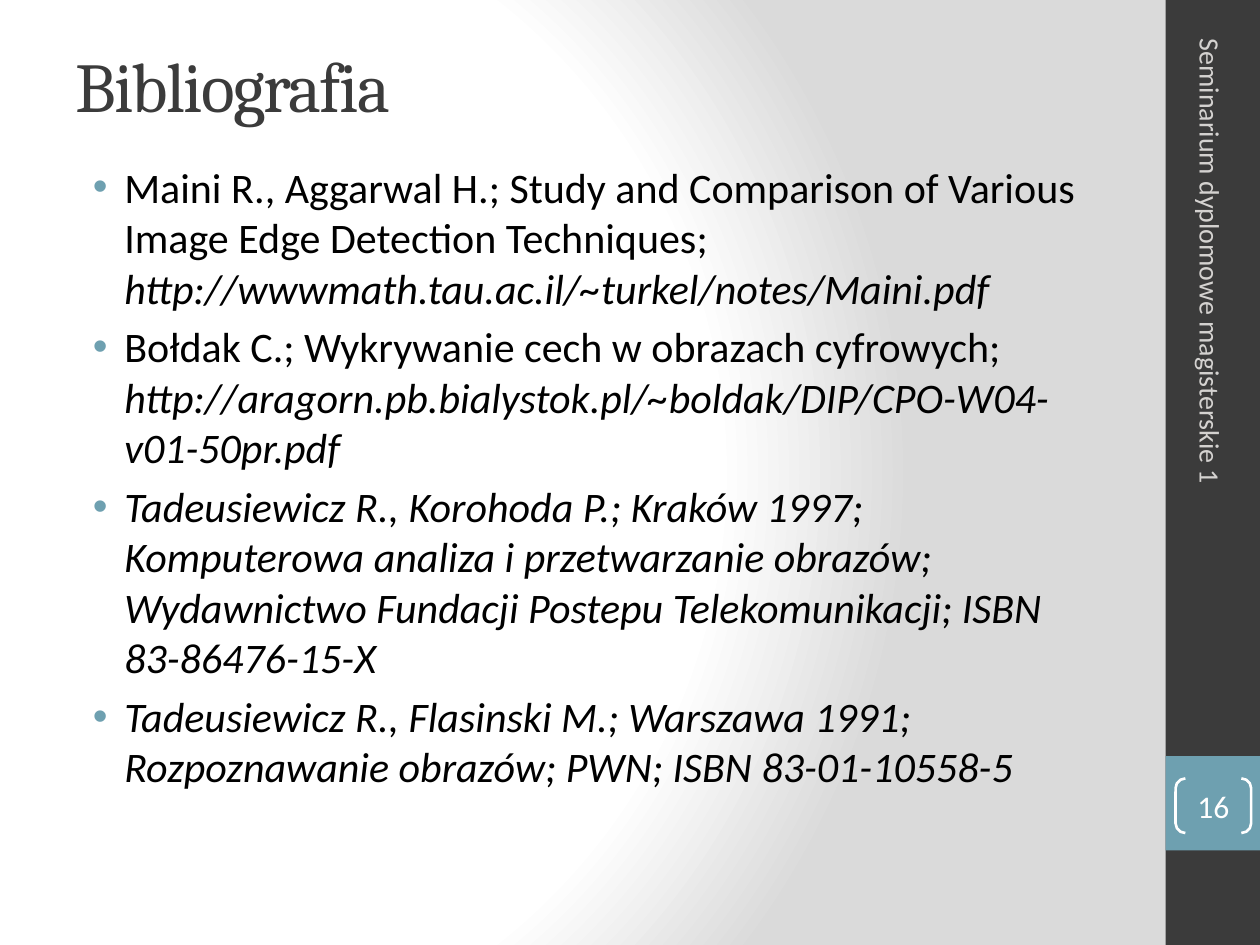
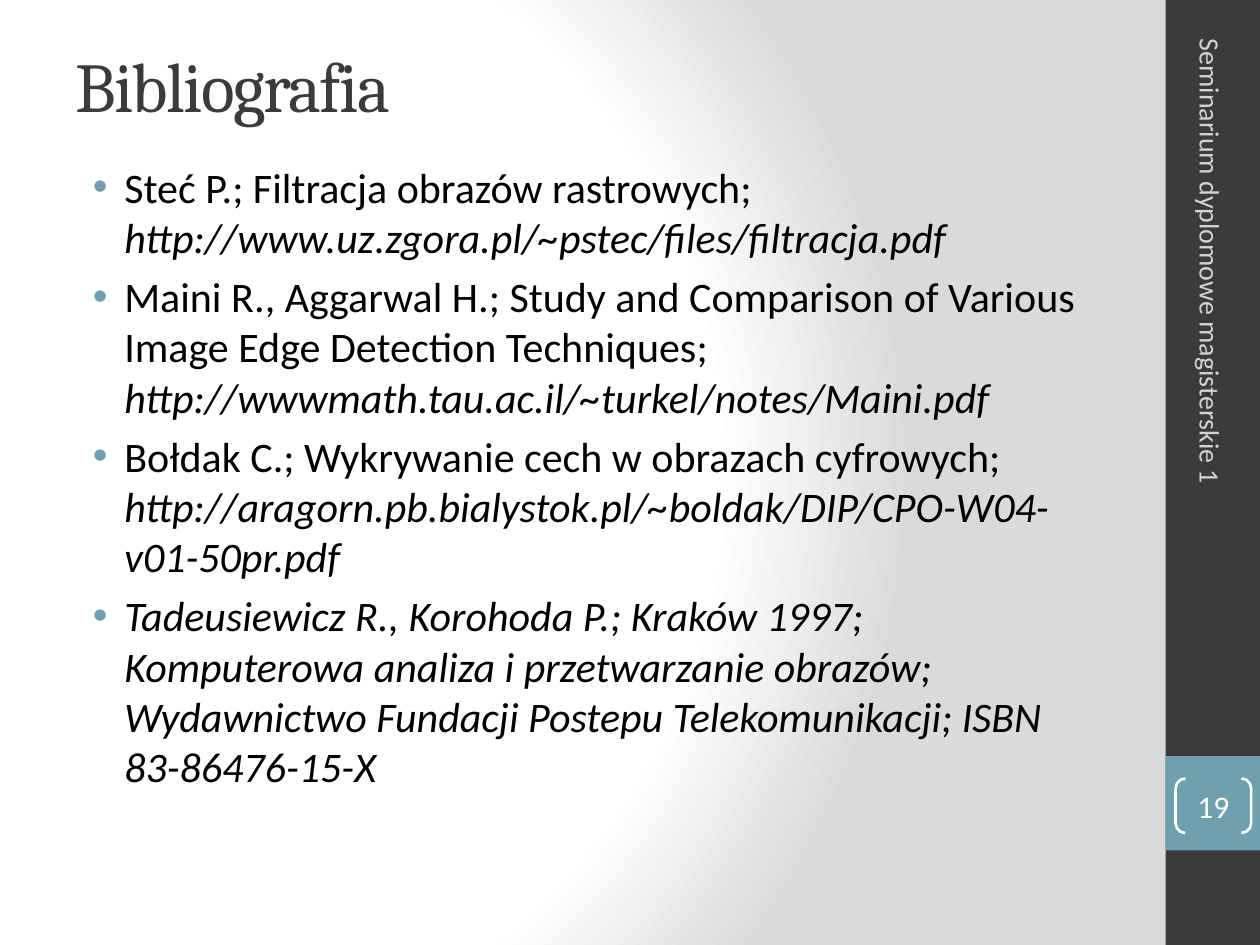
Before and after one commit to turekj/msc, a slide deck: slide 19 of Placeholder/seminar1/prezentacja/sdm1_Aniserowicz_Michal.pptx (slide 16 before the commit). Drawn at 1260x945 pixels with LibreOffice and Linux fonts; fonts in the diff are those of the drawing. Boxes give left, top, right and bottom in pixels: in the first picture for what was removed or moved away, otherwise in the second. Text is boxed around its words. In the diff, an @@ line names an element or a change of style, - is before the commit and + after.

```diff
--- a/Placeholder/seminar1/prezentacja/sdm1_Aniserowicz_Michal.pptx
+++ b/Placeholder/seminar1/prezentacja/sdm1_Aniserowicz_Michal.pptx
@@ text at (124,173,946,261): paragraph added @@
+• Steć P.; Filtracja obrazów rastrowych; http://www.uz.zgora.pl/~pstec/files/filtracja.pdf
@@ text at (124,702,1013,789): paragraph removed @@
-• Tadeusiewicz R., Flasinski M.; Warszawa 1991; Rozpoznawanie obrazów; PWN; ISBN 83-01-10558-5
@@ page number at (1197,797,1229,818): text changed @@
-16
+19
```
Also in this commit, not shown: 1 other slide changed, 3 slides added, 1 other file.
